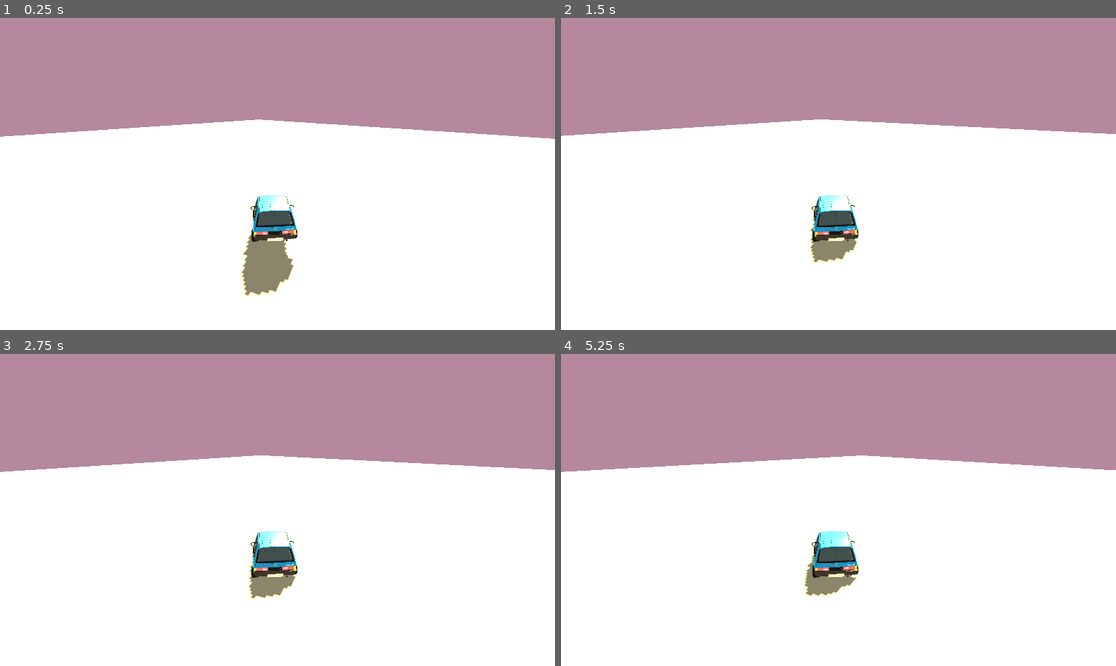
Above: before the commit, frames 1-4 (two rows, left to right).
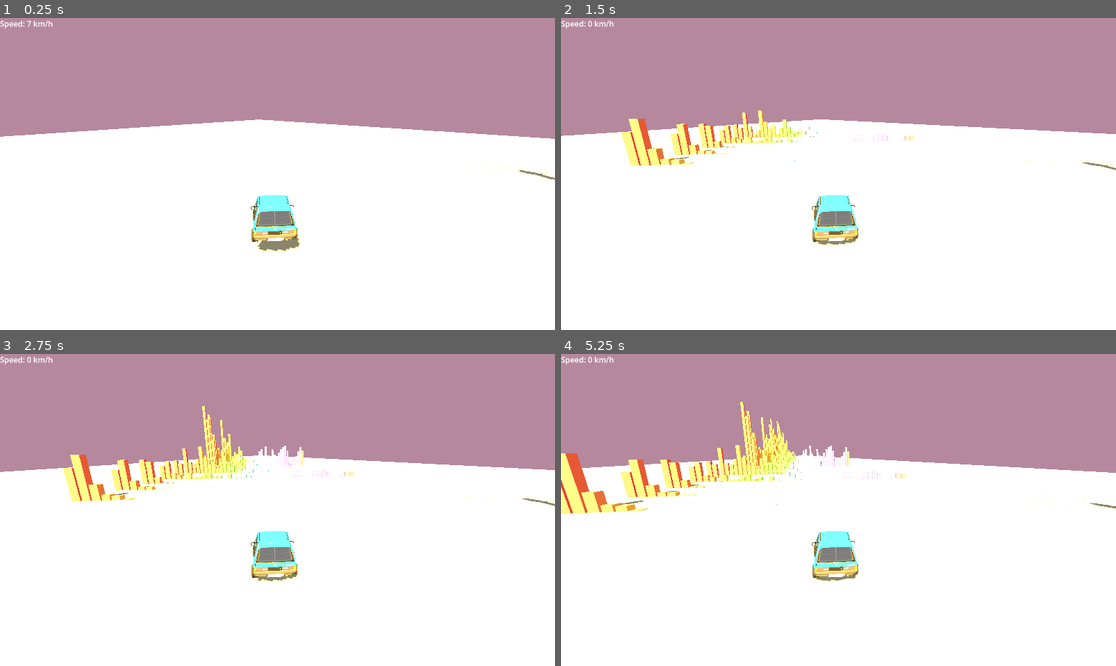
Above: after the commit, the same moments.

Repository: pstaykov/CarInTheEQ
Game: Godot game, scene res://main.tscn
Two runs of this game, one before a commit and one after it. Both use one fixed random seed, a clock stepped at 60 frames per second and the inputs below.
Inputs:
- Up to frame 1 (0.25 s): no input
- Up to frame 2 (1.5 s): hold D (turn_right) 0.53-1.28 s; hold S (brake) from 1.28 s (still down)
- Up to frame 3 (2.75 s): release S (brake) at 2.03 s; hold D (turn_right) from 2.03 s (still down)
- Up to frame 4 (5.25 s): release D (turn_right) at 2.78 s; hold W (accelerate) 2.78-3.53 s; hold A (turn_left) 3.53-5.03 s; tap Enter at 5 s; hold S (brake) from 5.03 s (still down)

The runs differ from the first frame. In frame 1, 2.5% of the frame differs, in the area x 0-100%, y 0-90%; in frame 2, 3.7%; in frame 3, 4.4%; in frame 4, 6.4%, in the area x 0-100%, y 0-78%.

Commit message:
add spedometer and improve movement

Diff:
--- a/main.tscn
+++ b/main.tscn
@@ -19,7 +19,7 @@
 [sub_resource type="BoxShape3D" id="BoxShape3D_1bvp3"]
 size = Vector3(1.02294, 2.2668, 0.657196)
 
-[node name="Node3D" type="Node3D"]
+[node name="Main" type="Node3D"]
 
 [node name="DirectionalLight3D" type="DirectionalLight3D" parent="."]
 transform = Transform3D(0.911826, -0.342616, -0.248363, -0.0605956, -0.68714, 0.716875, 0.406044, 0.640877, 0.651463, 0, 0, 0)
@@ -44,14 +44,13 @@
 shape = SubResource("BoxShape3D_0xm2m")
 
 [node name="VehicleBody3D" type="VehicleBody3D" parent="."]
-transform = Transform3D(1, 0, 0, 0, 1, 0, 0, 0, 1, -0.000281334, 0.657219, -0.00313276)
+transform = Transform3D(-1, 0, -8.74228e-08, 0, 1, 0, 8.74228e-08, 0, -1, -0.000281334, 0.657219, -0.00313276)
 mass = 300.0
 center_of_mass_mode = 1
 center_of_mass = Vector3(0, -0.1, 0)
 script = ExtResource("1_ig7tw")
-max_engine_force = 2000.0
+max_engine_force = 1400.0
 max_brake = 20.0
-steer_speed = 2.0
 
 [node name="CollisionShape3D" type="CollisionShape3D" parent="VehicleBody3D"]
 transform = Transform3D(1.31, 0, 0, 0, 0.437, 0, 0, 0, 2.62, 0.0200424, 0.483982, 0.0334751)
@@ -60,18 +59,22 @@
 [node name="WheelFL" type="VehicleWheel3D" parent="VehicleBody3D"]
 transform = Transform3D(0.325, 0, 0, 0, 0.325, 0, 0, 0, 0.325, 0.487396, 0.130589, 0.582711)
 use_as_steering = true
+wheel_friction_slip = 5.0
 
 [node name="WheelRL" type="VehicleWheel3D" parent="VehicleBody3D"]
 transform = Transform3D(1, 0, 0, 0, 0.302255, 0, 0, 0, 0.313162, 0.51854, 0.134144, -0.483319)
 use_as_traction = true
+wheel_friction_slip = 4.0
 
 [node name="WheelRR" type="VehicleWheel3D" parent="VehicleBody3D"]
 transform = Transform3D(0.34, 0, 0, 0, 0.34, 0, 0, 0, 0.34, -0.475524, 0.160931, -0.450517)
 use_as_traction = true
+wheel_friction_slip = 4.0
 
 [node name="WheelFR" type="VehicleWheel3D" parent="VehicleBody3D"]
 transform = Transform3D(1.041, 0, 0, 0, 0.299, 0, 0, 0, 0.299, -0.498612, 0.139305, 0.597657)
 use_as_steering = true
+wheel_friction_slip = 5.0
 
 [node name="SpringArm3D" type="SpringArm3D" parent="VehicleBody3D"]
 transform = Transform3D(-0.996041, -0.0728179, 0.0509877, 0, 0.573576, 0.819152, -0.0888943, 0.815909, -0.571306, 0.255, 1.9, -4.095)
@@ -89,3 +92,16 @@
 
 [node name="SprectrumSpawner_gd" type="Node3D" parent="."]
 script = ExtResource("4_1bvp3")
+
+[node name="CanvasLayer" type="CanvasLayer" parent="."]
+
+[node name="SpeedLabel" type="Label" parent="CanvasLayer"]
+anchors_preset = -1
+anchor_left = 0.109
+anchor_top = 0.15
+anchor_right = 0.109
+anchor_bottom = 0.15
+offset_left = -125.568
+offset_top = -97.2
+offset_right = 125.432
+offset_bottom = 96.8
--- a/vehicle_body_3d.gd
+++ b/vehicle_body_3d.gd
@@ -1,27 +1,50 @@
 extends VehicleBody3D
 
-@export var max_engine_force: float = 300.0
+# === CONFIG ===
+@export var max_engine_force: float = 1500.0
 @export var max_brake: float = 60.0
-@export var max_steer: float = 0.6
-@export var steer_speed: float = 5.0
+@export var max_steer: float = 0.4     # radians (~34°) at low speed
+@export var steer_speed: float = 2.0   # how fast steering follows input
+@export var max_speed: float = 14.0    # m/s → 50 km/h
 
+# === RUNTIME ===
 var _steer_target := 0.0
 
+# reference to UI label (adjust path if needed)
+@onready var speed_label: Label = get_tree().root.get_node("Main/CanvasLayer/SpeedLabel")
+
 func _ready() -> void:
-	global_transform.origin = Vector3(0, 1.2, 0) # start above road
+	global_transform.origin = Vector3(0, 1.2, 0) # spawn above road
+
 
 func _physics_process(delta: float) -> void:
-	# throttle forward/backward
+	# --- throttle and brake ---
 	var throttle := Input.get_action_strength("accelerate") - Input.get_action_strength("brake")
 	engine_force = throttle * max_engine_force
 
-	# braking (when no throttle and pressing brake)
 	var braking := 0.0
 	if Input.is_action_pressed("brake") and throttle <= 0.0:
 		braking = max_brake
 	brake = braking
 
-	# steering
+	# --- steering with limiter ---
 	var steer_dir := Input.get_action_strength("turn_left") - Input.get_action_strength("turn_right")
-	_steer_target = steer_dir * max_steer
+	var speed := linear_velocity.length()
+
+	# steering shrinks at high speed
+	var steer_limit_low = max_steer
+	var steer_limit_high = max_steer * 0.15    # only 15% of full lock at top speed
+	var speed_limit = 40.0                     # above this, use min steering
+	var allowed_steer = lerp(steer_limit_low, steer_limit_high, clamp(speed / speed_limit, 0, 1))
+
+	_steer_target = steer_dir * allowed_steer
 	steering = lerp(steering, _steer_target, steer_speed * delta)
+
+	# --- speed limiter ---
+	if speed > max_speed:
+		linear_velocity = linear_velocity.normalized() * max_speed
+
+	# --- update tachometer text ---
+	var speed_kmh = speed * 3.6
+	if speed_label:
+		speed_label.text = "Speed: %d km/h" % speed_kmh
